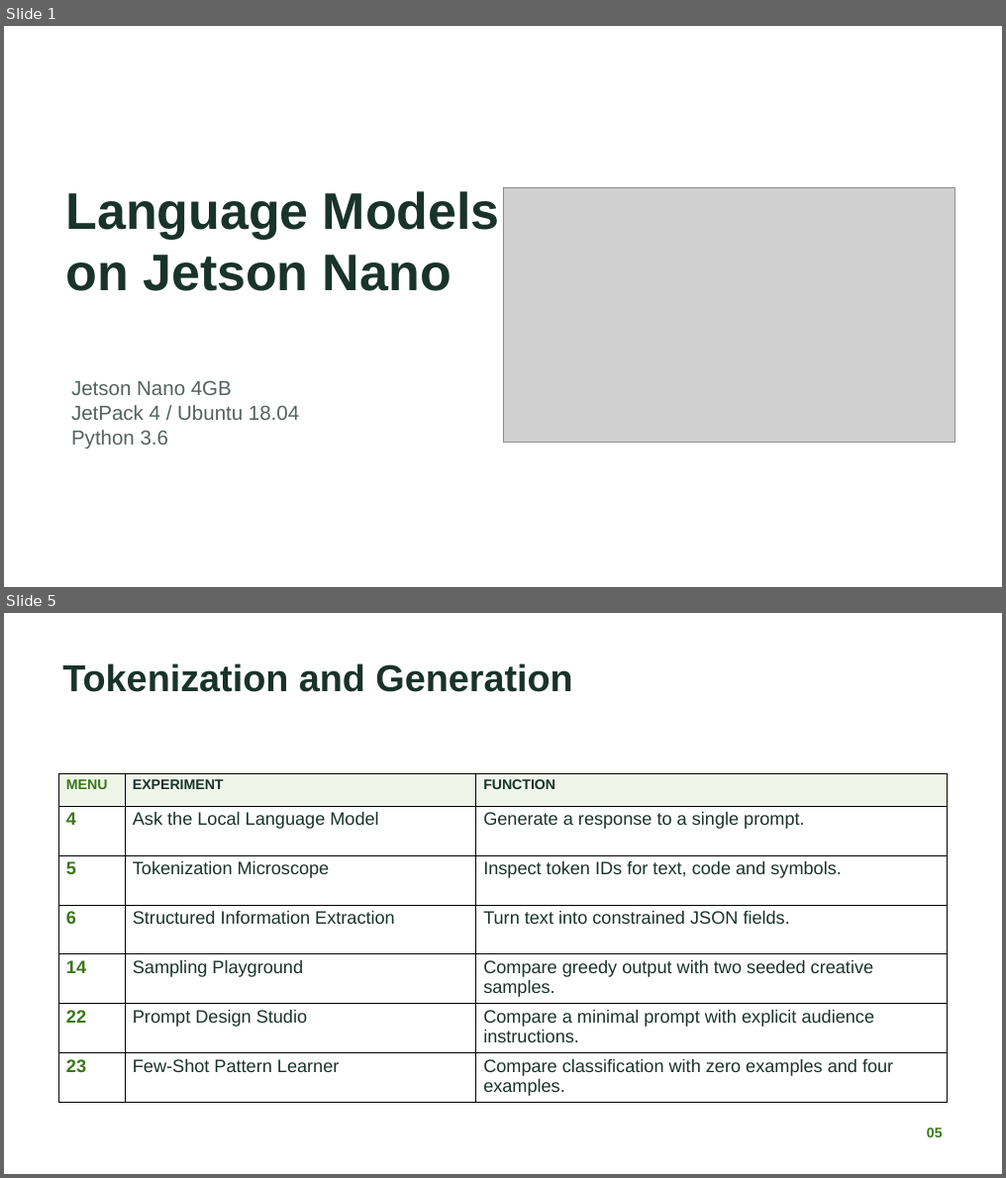
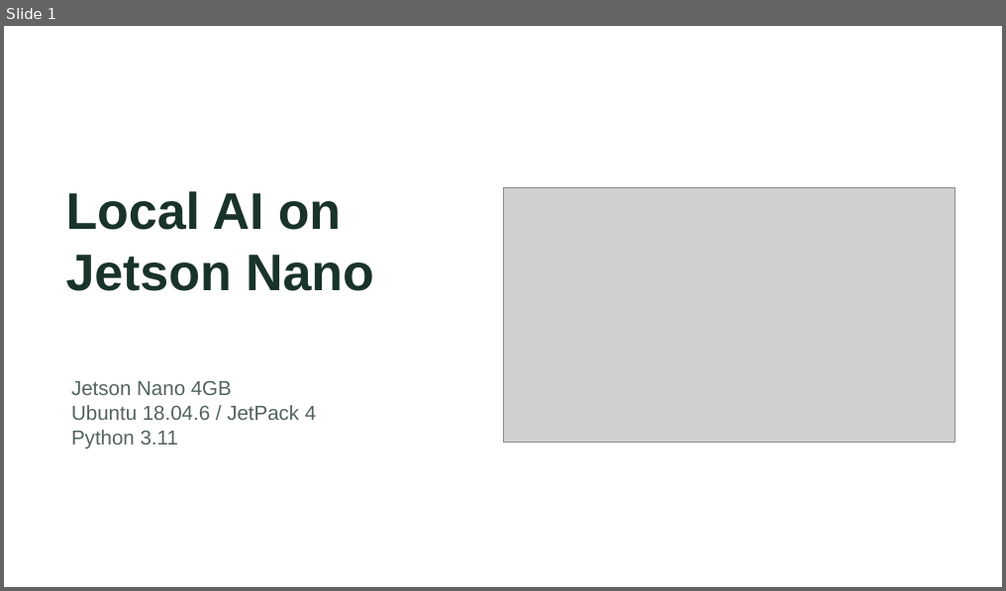
Before and after one commit to nileshsarkar-ai/JetsonNano-Demo, a slide deck: docs/Jetson_Nano_Local_AI_Experiments.pptx. Shown one above the other, each under a label of ours: slides 1 and 5 before the commit, slide 1 after it; the slides between them are not shown. The pictures are 1006x1178 and 1006x591 pixels, drawn with LibreOffice and Linux fonts; fonts in the diff are those of the drawing; grey boxes stand for pictures. Boxes give left, top, right and bottom in pixels: in the first picture for what was removed or moved away, otherwise in the second. Text is boxed around its words. In the diff, an @@ line names an element or a change of style, - is before the commit and + after.

```diff
--- a/docs/Jetson_Nano_Local_AI_Experiments.pptx
+++ b/docs/Jetson_Nano_Local_AI_Experiments.pptx
@@ slide 5 removed at (4,613,1002,1174), background #FFFFFF @@
@@ text removed at (62,663,572,692) @@
-Tokenization and Generation
@@ table removed at (58,774,948,1103), 7 rows, 3 columns @@
-MENU | EXPERIMENT | FUNCTION
-4 | Ask the Local Language Model | Generate a response to a single prompt.
-5 | Tokenization Microscope | Inspect token IDs for text, code and symbols.
-6 | Structured Information Extraction | Turn text into constrained JSON fields.
-14 | Sampling Playground | Compare greedy output with two seeded creative samples.
-22 | Prompt Design Studio | Compare a minimal prompt with explicit audience instructions.
-23 | Few-Shot Pattern Learner | Compare classification with zero examples and four examples.
@@ text removed at (927,1128,943,1138) @@
-05
@@ slide 1 changed as well @@
@@ text at (66,191,374,291): text changed @@
-Language Models
-on Jetson Nano
+Local AI on
+Jetson Nano
@@ text at (71,405,316,449): text changed @@
-JetPack 4 / Ubuntu 18.04
-Python 3.6
+Ubuntu 18.04.6 / JetPack 4
+Python 3.11
```
Also in this commit, not shown: 1 other slide changed, 5 slides added, 7 other slides removed, 7 other files.
